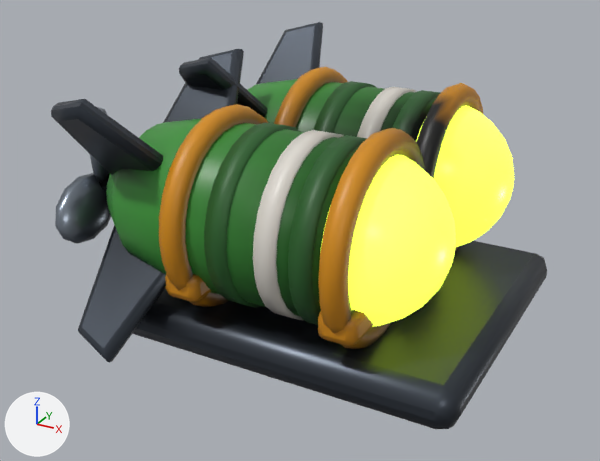
What one commit did to the glTF model public/models/part_torpedo.glb.
Camera for both pictures: a 50 mm lens placed at (0.832, -1.709, 1.046), pointed at (-0.08, -0.052, 0.218). Arrows for +X, +Y and +Z are at lower left; the lights stay in place. The picture after the commit comes second. Where no turn or scale is listed for an object, it has been applied to the vertices. Vertices at exactly the same position are counted once.

Script lines for the objects in view, before the commit:
```python
me_torpedo_rack = bpy.data.meshes.new('torpedo_rack')
me_torpedo_rack.from_pydata(...)  # 2911 vertices, 5732 faces; spans x -0.588..0.45, y -0.524..0.524, z 0.0..0.624
# faces by material slot: [460, 448, 784, 896, 448, 688, 2008]
me_torpedo_rack.materials.append(mat_steel_dark)
me_torpedo_rack.materials.append(mat_green)
me_torpedo_rack.materials.append(mat_torpedo_tip)
me_torpedo_rack.materials.append(mat_green_dark)
me_torpedo_rack.materials.append(mat_white)
me_torpedo_rack.materials.append(mat_steel)
me_torpedo_rack.materials.append(mat_yellow_dark)
ob_torpedo_rack = bpy.data.objects.new('torpedo_rack', me_torpedo_rack)
ob_torpedo_rack.location = (0.0, 0.0, 0.0)
```
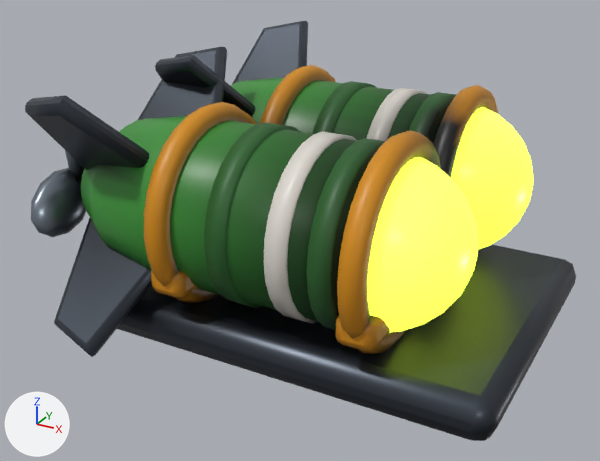
Diff of the bpy script that builds the scene:
```diff
--- a/public/models/part_torpedo.glb.py
+++ b/public/models/part_torpedo.glb.py
@@ me_torpedo_rack @@
 # used by ob_torpedo_rack; location = (0.0, 0.0, 0.0)
-me_torpedo_rack.from_pydata(...)  # 2911 vertices, 5732 faces; spans x -0.588..0.45, y -0.524..0.524, z 0.0..0.624
+me_torpedo_rack.from_pydata(...)  # 2911 vertices, 5732 faces; spans x -0.668..0.525, y -0.524..0.524, z 0.0..0.624
+# me_torpedo_rack part 1: the loose piece of 114 vertices spanning x -0.455..0.162, y -0.42..-0.02, z 0.12..0.52 is scaled about its middle by (1.21, 1, 1), then moved by (-0.015, 0.0, 0.0)
+# me_torpedo_rack part 2: the loose piece of 114 vertices spanning x -0.455..0.162, y 0.02..0.42, z 0.12..0.52 is scaled about its middle by (1.21, 1, 1), then moved by (-0.015, 0.0, 0.0)
+# me_torpedo_rack part 3: the loose piece of 198 vertices spanning x 0.153..0.363, y -0.416..-0.024, z 0.124..0.516 is moved by (0.048, 0.0, 0.0)
+# me_torpedo_rack part 4: the loose piece of 198 vertices spanning x 0.153..0.363, y 0.024..0.416, z 0.124..0.516 is moved by (0.048, 0.0, 0.0)
+# me_torpedo_rack part 5: the loose piece of 112 vertices spanning x 0.1..0.149, y -0.428..-0.012, z 0.112..0.528 is moved by (0.042, 0.0, 0.0)
+# me_torpedo_rack part 6: the loose piece of 112 vertices spanning x 0.1..0.149, y 0.012..0.428, z 0.112..0.528 is moved by (0.042, 0.0, 0.0)
+# me_torpedo_rack part 7: the loose piece of 112 vertices spanning x 0.019..0.069, y -0.428..-0.012, z 0.112..0.528 is moved by (0.025, 0.0, 0.0)
+# me_torpedo_rack part 8: the loose piece of 112 vertices spanning x 0.019..0.069, y 0.012..0.428, z 0.112..0.528 is moved by (0.025, 0.0, 0.0)
+# me_torpedo_rack part 9: the loose piece of 24 vertices spanning x -0.535..-0.455, y -0.256..-0.184, z 0.284..0.356 is moved by (-0.08, 0.0, 0.0)
+# me_torpedo_rack part 10: the loose piece of 52 vertices spanning x -0.588..-0.502, y -0.281..-0.159, z 0.31..0.51 is moved by (-0.08, 0.0, 0.0)
+# me_torpedo_rack part 11: the loose piece of 52 vertices spanning x -0.588..-0.502, y -0.388..-0.208, z 0.204..0.346 is moved by (-0.08, 0.0, 0.0)
+# me_torpedo_rack part 12: the loose piece of 56 vertices spanning x -0.225..-0.135, y -0.42..0.42, z 0.165..0.235 is moved by (-0.04, 0.0, 0.0)
+# me_torpedo_rack part 13: the loose piece of 224 vertices spanning x -0.21..-0.15, y -0.458..0.018, z 0.082..0.558 is moved by (-0.04, 0.0, 0.0)
+# me_torpedo_rack part 14: the loose piece of 224 vertices spanning x -0.21..-0.15, y -0.018..0.458, z 0.082..0.558 is moved by (-0.04, 0.0, 0.0)
+# me_torpedo_rack part 15: the loose piece of 224 vertices spanning x 0.17..0.23, y -0.458..0.018, z 0.082..0.558 is moved by (0.04, 0.0, 0.0)
+# me_torpedo_rack part 16: the loose piece of 56 vertices spanning x 0.155..0.245, y -0.42..0.42, z 0.165..0.235 is moved by (0.04, 0.0, 0.0)
+# me_torpedo_rack part 17: the loose piece of 224 vertices spanning x 0.17..0.23, y -0.018..0.458, z 0.082..0.558 is moved by (0.04, 0.0, 0.0)
+# me_torpedo_rack part 18: 247 of 2911 vertices moved; they spanned x -0.465..0.45, y -0.524..0.524, z 0.0..0.624 and now span x -0.547..0.525, y -0.524..0.524, z 0.0..0.624; mean shift (-0.044, -0.002, 0.0); largest move (-0.316, -0.074, 0.02) -> (-0.369, -0.084, 0.601)
+# me_torpedo_rack part 19: 2026 kept faces spanning x -0.662..0.525, y -0.514..0.458, z 0.0..0.558 get new vertex colours; the middle colour goes from grey #acacac to grey #a9a9a9
+# other edits to the shape of me_torpedo_rack do not show in these pictures
 me_torpedo_rack.materials.append(mat_steel_dark)
```

Changed parts and their boxes [x1, y1, x2, y2] in the pictures (600 x 461 px; the box of a moved part takes in the faces that stretch with it):
'torpedo_rack', reshaped (11% wider)
    before: [51, 22, 547, 429]
    after: [25, 21, 576, 441]
part 1 of me_torpedo_rack, moved or reshaped
    before: [106, 119, 360, 316]
    after: [81, 116, 379, 321]
part 2 of me_torpedo_rack, moved or reshaped
    before: [248, 79, 437, 141]
    after: [231, 78, 453, 143]
part 3 of me_torpedo_rack, moved or reshaped
    before: [320, 154, 456, 327]
    after: [367, 157, 478, 333]
part 4 of me_torpedo_rack, moved or reshaped
    before: [416, 105, 514, 247]
    after: [451, 107, 534, 250]
part 5 of me_torpedo_rack, moved or reshaped
    before: [288, 135, 367, 325]
    after: [306, 138, 385, 330]
part 6 of me_torpedo_rack, moved or reshaped
    before: [393, 90, 440, 136]
    after: [409, 92, 456, 138]
part 7 of me_torpedo_rack, moved or reshaped
    before: [253, 130, 343, 321]
    after: [263, 132, 358, 323]
part 8 of me_torpedo_rack, moved or reshaped
    before: [357, 87, 417, 138]
    after: [366, 88, 427, 141]
part 9 of me_torpedo_rack, moved or reshaped (mostly hidden)
    before: [99, 173, 110, 194]
    after: [75, 169, 84, 186]
part 10 of me_torpedo_rack, moved or reshaped
    before: [90, 107, 109, 183]
    after: [65, 150, 84, 177]
part 11 of me_torpedo_rack, moved or reshaped
    before: [55, 173, 111, 244]
    after: [31, 168, 86, 237]
part 12 of me_torpedo_rack, moved or reshaped
    before: [165, 274, 211, 302]
    after: [151, 270, 197, 297]
part 13 of me_torpedo_rack, moved or reshaped
    before: [159, 104, 268, 307]
    after: [144, 102, 257, 303]
part 14 of me_torpedo_rack, moved or reshaped
    before: [274, 67, 348, 128]
    after: [260, 65, 336, 125]
part 15 of me_torpedo_rack, moved or reshaped
    before: [318, 128, 425, 349]
    after: [337, 130, 441, 354]
part 16 of me_torpedo_rack, moved or reshaped
    before: [318, 310, 373, 346]
    after: [336, 316, 390, 351]
part 17 of me_torpedo_rack, moved or reshaped
    before: [417, 83, 483, 252]
    after: [433, 85, 498, 178]
part 18 of me_torpedo_rack, moved or reshaped
    before: [51, 22, 547, 429]
    after: [25, 21, 576, 441]
part 19 of me_torpedo_rack, recoloured
    before: [62, 71, 547, 429]
    after: [38, 69, 576, 441]
